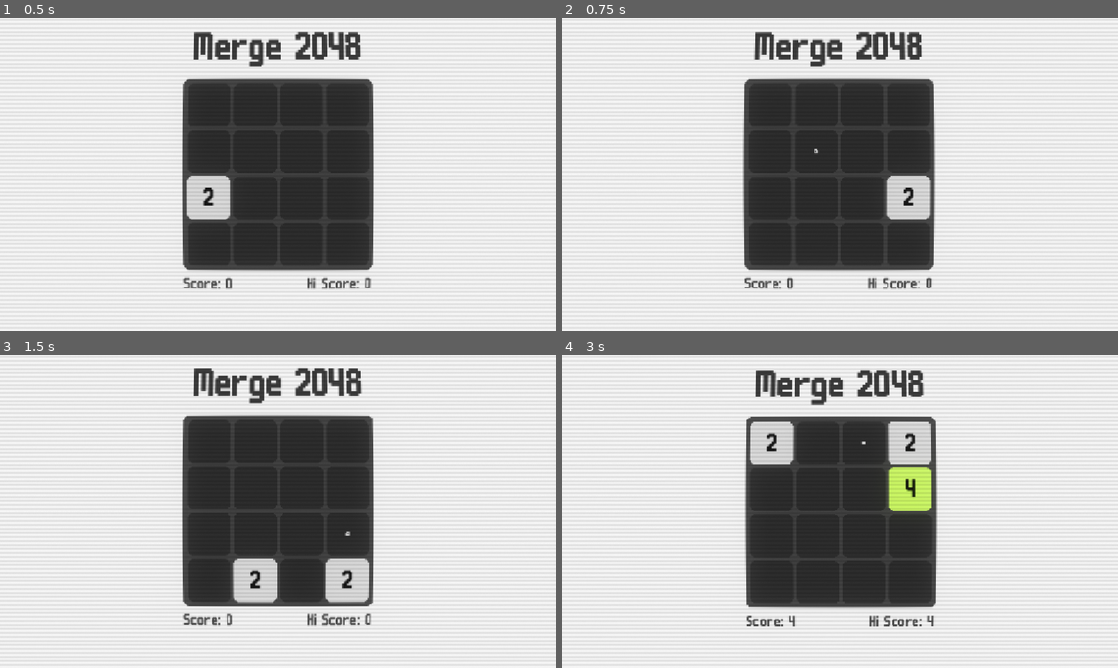
Above: before the commit, frames 1-4 (two rows, left to right).
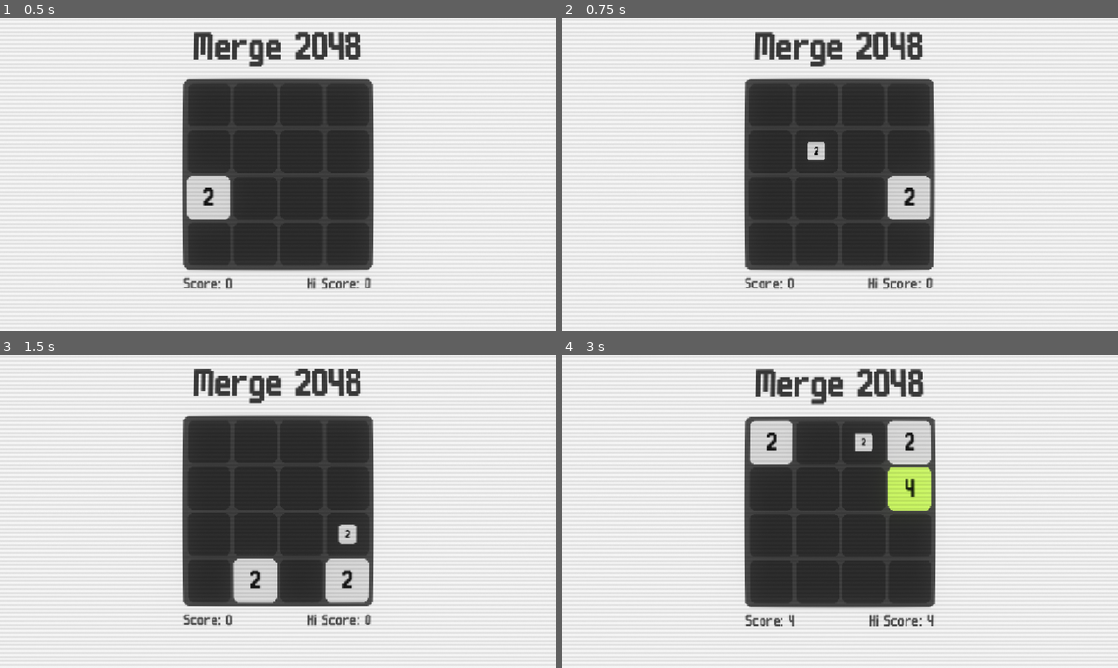
Above: after the commit, the same moments.

Repository: ancoder-games/2048
Game: Godot game, scene res://src/core/main/main.tscn
The game is run twice, just before and just after one commit, with the same random seed, the same clock (stepped at 60 frames per second) and the same inputs. The engine's default icon, where the game draws it, is replaced by a stand-in: a white triangle on a blue panel in a dark square.
Inputs (mouse positions are in pixels of both pictures, inside the frame that each line leads up to):
- Up to frame 1 (0.5 s): no input
- Up to frame 2 (0.75 s): tap Enter (ui_accept) at 0.5 s; move the mouse to (962, 158) at 0.52 s; hold Right (right) from 0.53 s (still down); tap Alt at 0.6 s; click (962, 158) at 0.67 s
- Up to frame 3 (1.5 s): tap Enter (ui_accept) at 0.77 s; move the mouse to (166, 527) at 1.27 s; release Right (right) at 1.28 s; hold Down (down) from 1.28 s (still down); tap Shift at 1.35 s
- Up to frame 4 (3 s): tap Enter (ui_accept) at 1.52, 2, 2.75 s; move the mouse to (895, 442) at 2.02 s; release Down (down) at 2.03 s; hold Right (right) 2.03-2.78 s; tap Alt at 2.1 s; move the mouse to (812, 574) at 2.77 s; hold Up (up) from 2.78 s (still down); tap Shift at 2.85 s; click (812, 574) at 2.92 s

Frame 1 is identical in both runs. In frame 2, 0.8% of the frame differs, in the area x 32-67%, y 4-87%; in frame 3, 0.4%; in frame 4, 1.6%, in the area x 32-68%, y 4-87%.

Commit message:
add sfx audio

Diff:
--- a/src/gameplay/2048/board/board.gd
+++ b/src/gameplay/2048/board/board.gd
@@ -7,6 +7,9 @@
 @onready var camera_service: CameraService = Services.get(CameraService.SERVICE_ID)
 
 @onready var anim: AnimationPlayer = %AnimationPlayer
+
+@onready var slide_effect: AudioStreamPlayer = %SlideEffect
+
 @onready var retry_button: Button = %RetryButton
 @onready var score_label: Label = %ScoreLabel
 @onready var high_score_label: Label = %HighScoreLabel
@@ -91,11 +94,12 @@
 					if get_tile(target).move(dir): moves += 1
 
 	move_debounce = true
-	await get_tree().create_timer(0.1).timeout
+	await get_tree().create_timer(0.05).timeout
 	move_debounce = false
 	if moves > 0:
 		add_random_tile(2)
 		camera_service.screen_shake(5, 0.05)
+		slide_effect.play()
 
 	if check_game_over():
 		game_over = true
--- a/src/gameplay/2048/board/board.tscn
+++ b/src/gameplay/2048/board/board.tscn
@@ -5,6 +5,7 @@
 [ext_resource type="Texture2D" uid="uid://bhf3wtunn3e2e" path="res://assets/textures/tile_rounded.png" id="3_rmtit"]
 [ext_resource type="FontFile" uid="uid://burmn3lue0ygn" path="res://assets/fonts/m6x11.ttf" id="4_5ttfy"]
 [ext_resource type="Texture2D" uid="uid://c1238ni2vij2s" path="res://assets/textures/reload.svg" id="5_jja56"]
+[ext_resource type="AudioStream" uid="uid://de526mi5ie1xr" path="res://assets/sfx/Minimalist7.wav" id="6_ankeq"]
 
 [sub_resource type="StyleBoxTexture" id="StyleBoxTexture_pnotm"]
 texture = ExtResource("3_rmtit")
@@ -134,6 +135,11 @@
 &"game_over": SubResource("Animation_ankeq"),
 &"retry": SubResource("Animation_xe3on")
 }
+
+[sub_resource type="AudioStreamRandomizer" id="AudioStreamRandomizer_jja56"]
+random_pitch = 1.2599211
+streams_count = 1
+stream_0/stream = ExtResource("6_ankeq")
 
 [node name="Board" type="Node2D" unique_id=1609651527]
 script = ExtResource("1_8t0ls")
@@ -368,3 +374,8 @@
 libraries/ = SubResource("AnimationLibrary_xe3on")
 
 [node name="Camera2D" type="Camera2D" parent="." unique_id=832149438]
+
+[node name="SlideEffect" type="AudioStreamPlayer" parent="." unique_id=407128350]
+unique_name_in_owner = true
+stream = SubResource("AudioStreamRandomizer_jja56")
+pitch_scale = 0.6
Not shown, added: assets/sfx/Minimalist7.wav.import
Not shown, added: assets/sfx/Minimalist8.wav.import
Not shown, added: assets/sfx/Minimalist7.wav
Not shown, added: assets/sfx/Minimalist8.wav
